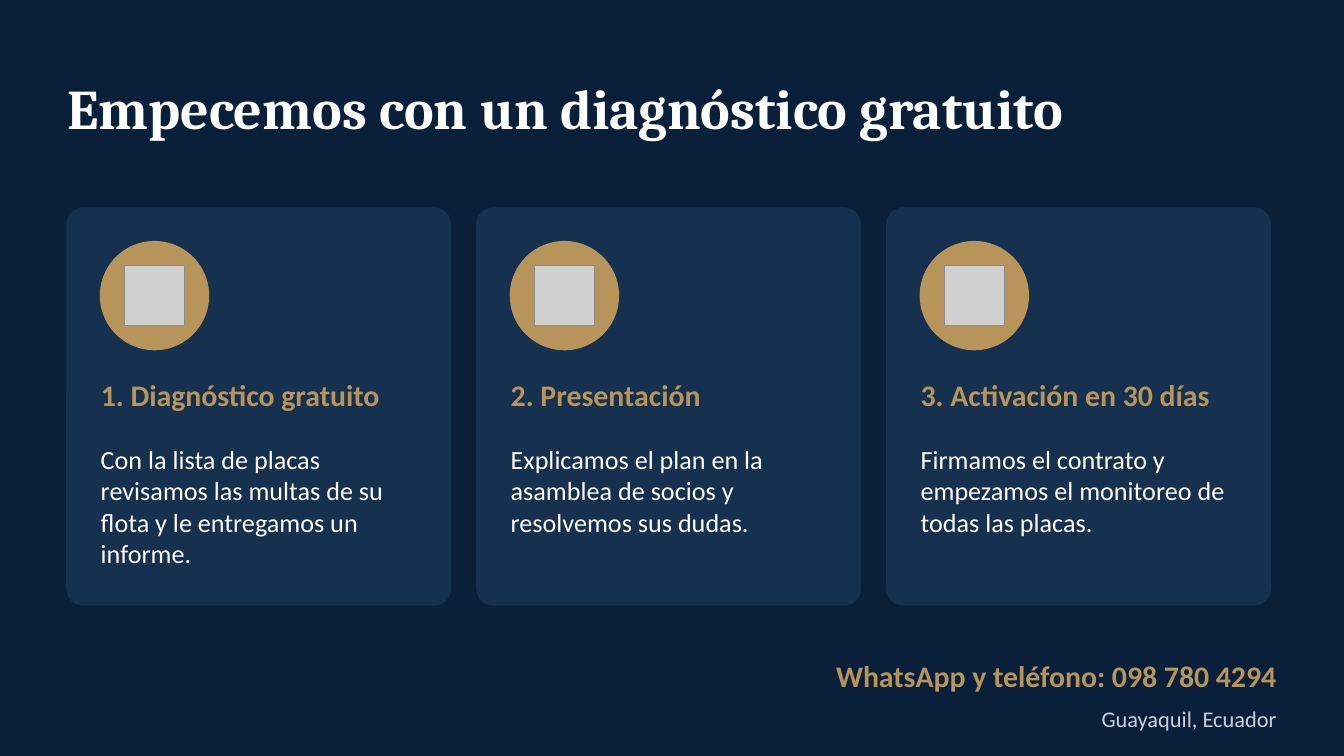
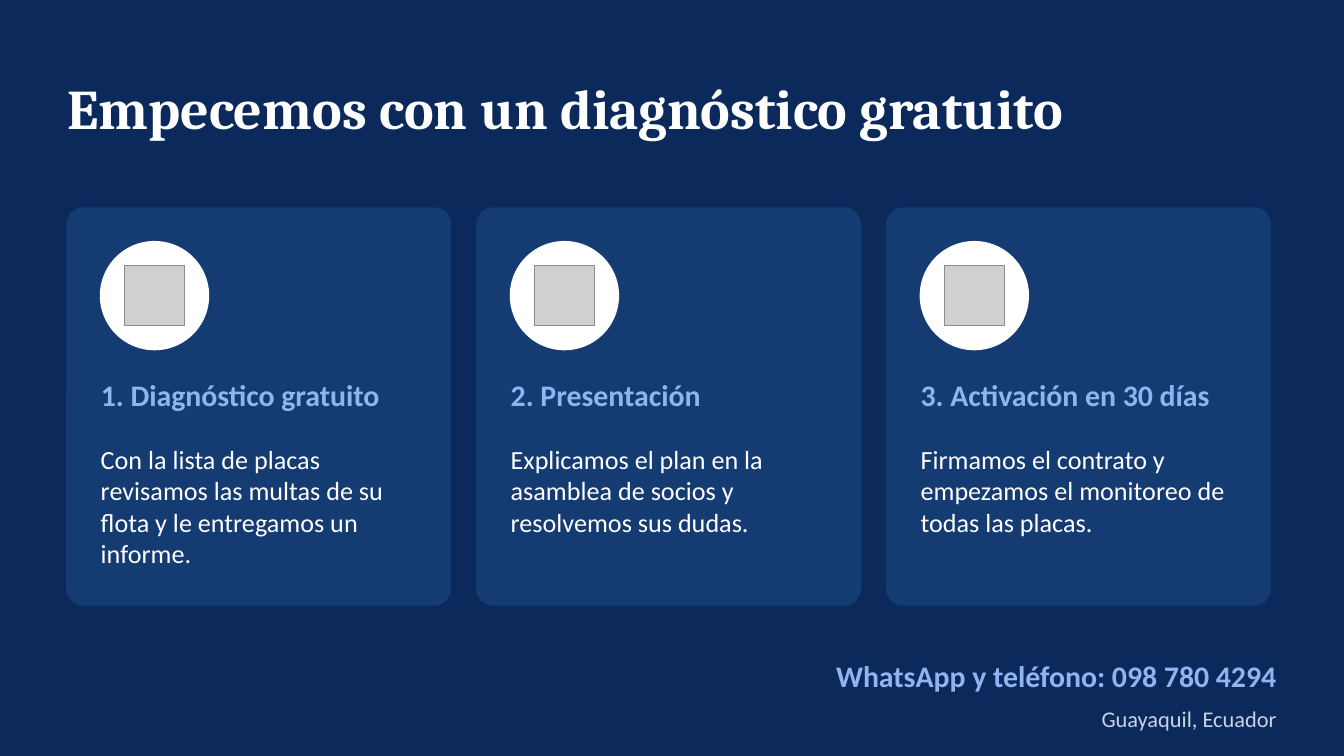
Before and after one commit to fernandotufino1983-arch/Almacenamiento-claude, a slide deck: slide 11 of jurix-global/presentacion-plan-ruta-segura-version-b.pptx. Drawn at 1344x756 pixels with LibreOffice and Linux fonts; fonts in the diff are those of the drawing; grey boxes stand for pictures; background and template pictures are left out. Boxes give left, top, right and bottom in pixels: in the first picture for what was removed or moved away, otherwise in the second. Text is boxed around its words. In the diff, an @@ line names an element or a change of style, - is before the commit and + after.

```diff
--- a/jurix-global/presentacion-plan-ruta-segura-version-b.pptx
+++ b/jurix-global/presentacion-plan-ruta-segura-version-b.pptx
@@ background #0A1F3A to #0B2A5B @@
@@ fill #16304F to #153B73; outline #16304F 1 pt to #153B73 1 pt in 3 elements at [67, 208, 450, 605], [477, 208, 860, 605], [887, 208, 1270, 605] @@
@@ fill #B7955A to #FFFFFF; outline #B7955A 1 pt to #FFFFFF 1 pt in 3 elements at [101, 242, 208, 349], [511, 242, 618, 349], [921, 242, 1028, 349] @@
@@ text colour #B7955A to #8FB4F0 in 4 elements at [101, 385, 379, 411], [511, 385, 700, 406], [921, 385, 1210, 406], [836, 666, 1276, 692] @@
@@ text "Guayaquil, Ecuador" at [1102, 711, 1277, 731]: text colour #C9D1DC to #C8D3E6 @@
```
Also in this commit, not shown: 10 other slides changed, 13 other files.
